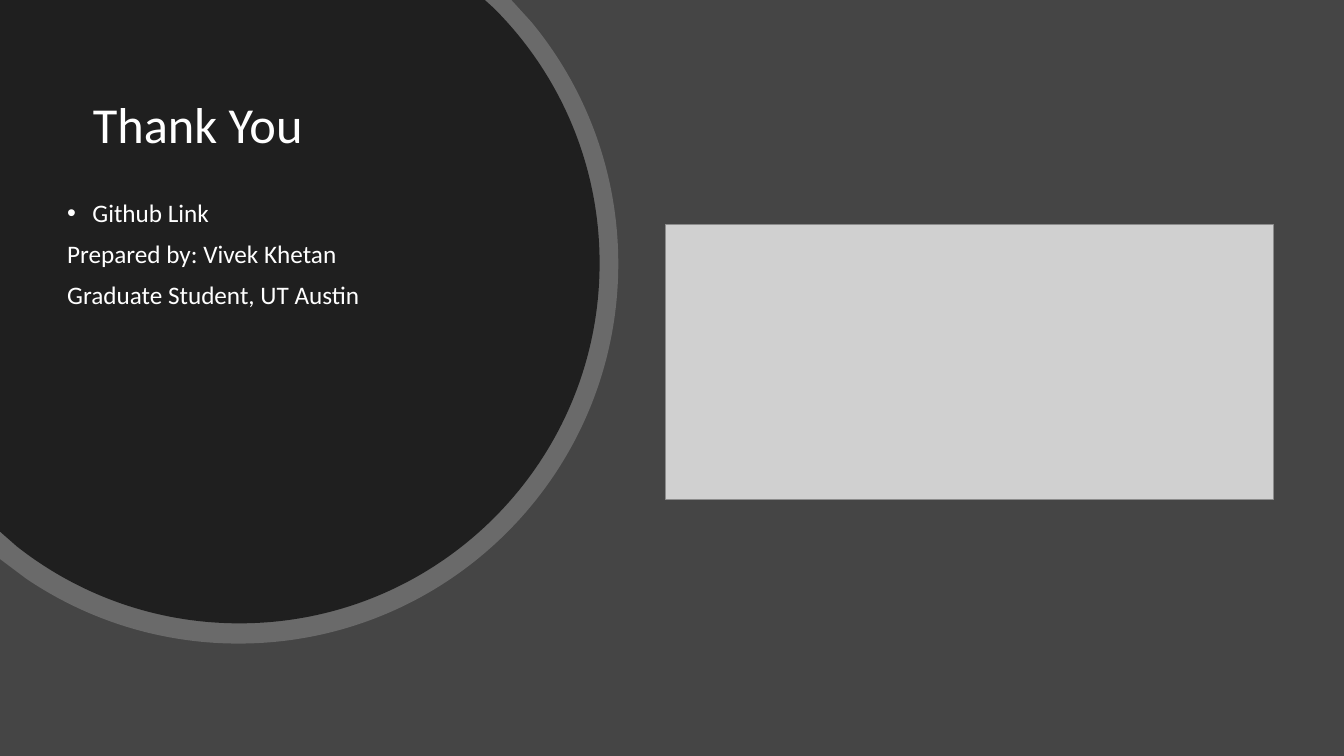
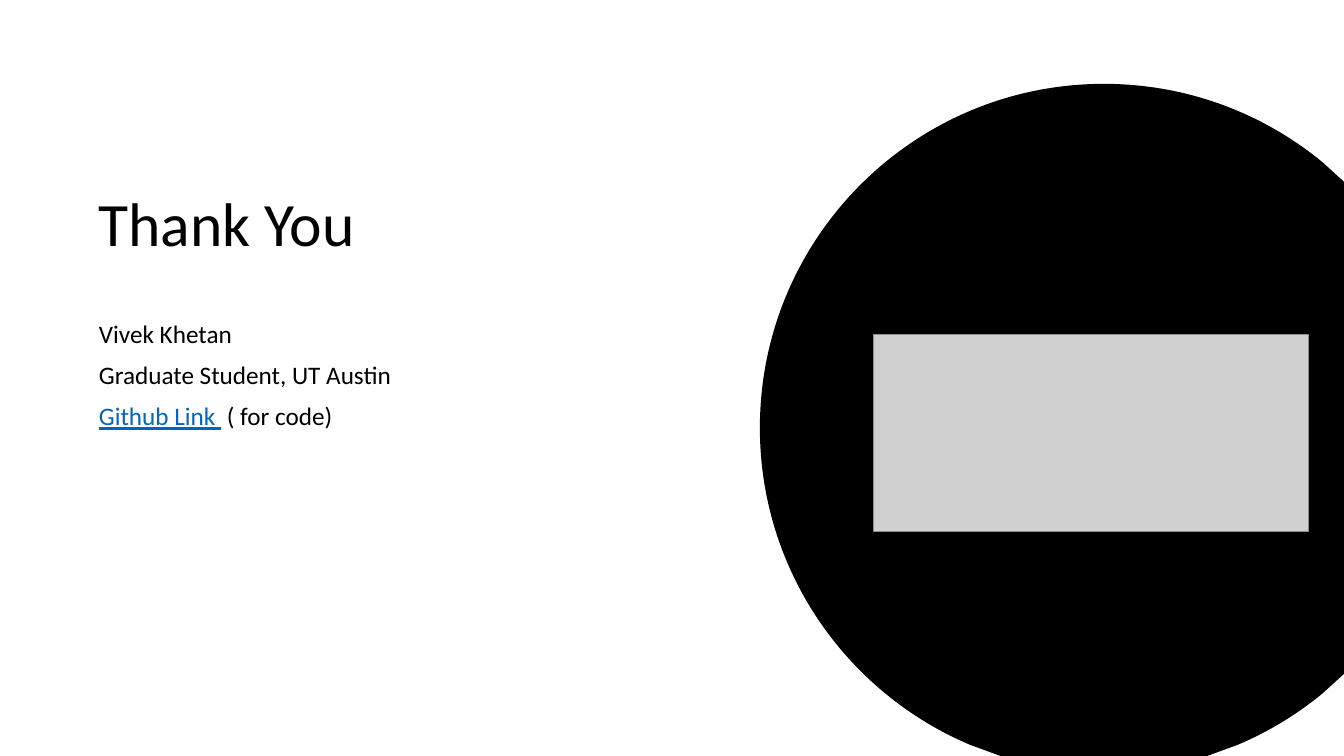
Before and after one commit to vkhetan/alexa_lost_its_voice, a slide deck: slide 12 of alexa_summary/alexa.pptx (slide 13 before the commit). Drawn at 1344x756 pixels with LibreOffice and Linux fonts; fonts in the diff are those of the drawing; grey boxes stand for pictures. Boxes give left, top, right and bottom in pixels: in the first picture for what was removed or moved away, otherwise in the second. Text is boxed around its words. In the diff, an @@ line names an element or a change of style, - is before the commit and + after.

```diff
--- a/alexa_summary/alexa.pptx
+++ b/alexa_summary/alexa.pptx
@@ background #454545 to #FFFFFF @@
@@ freeform shape removed at [0, 0, 618, 644] @@
@@ freeform shape removed at [0, 0, 600, 623] @@
@@ freeform shape added at [740, 65, 1344, 756], fill #FFFFFF at 80% opacity @@
@@ freeform shape added at [760, 84, 1344, 756], fill #000000 @@
@@ title "Thank You": place and size @@
-title "Thank You" at [93, 108, 303, 144]
+title "Thank You" at [98, 203, 354, 247]
@@ title "Thank You" at [98, 203, 354, 247]: size 36 to 44 pt, text colour #FFFFFF to #000000 @@
@@ text "Vivek Khetan": place and size @@
-text "Vivek Khetan" at [67, 204, 360, 307]
+text "Vivek Khetan" at [99, 325, 391, 430]
@@ text at [99, 325, 232, 343]: text changed; text colour #FFFFFF to #000000 @@
-• Github Link
-Prepared by: Vivek Khetan
+Vivek Khetan
@@ picture: place and size @@
-picture at [665, 224, 1273, 499]
+picture at [874, 335, 1309, 532]
@@ text at [99, 366, 391, 387]: text colour #FFFFFF to #000000 in "Graduate Student, UT Austin" @@
@@ text at [99, 407, 332, 430]: paragraph added @@
+Github Link ( for code)
```
Also in this commit, not shown: 1 slide removed, 1 other file.
